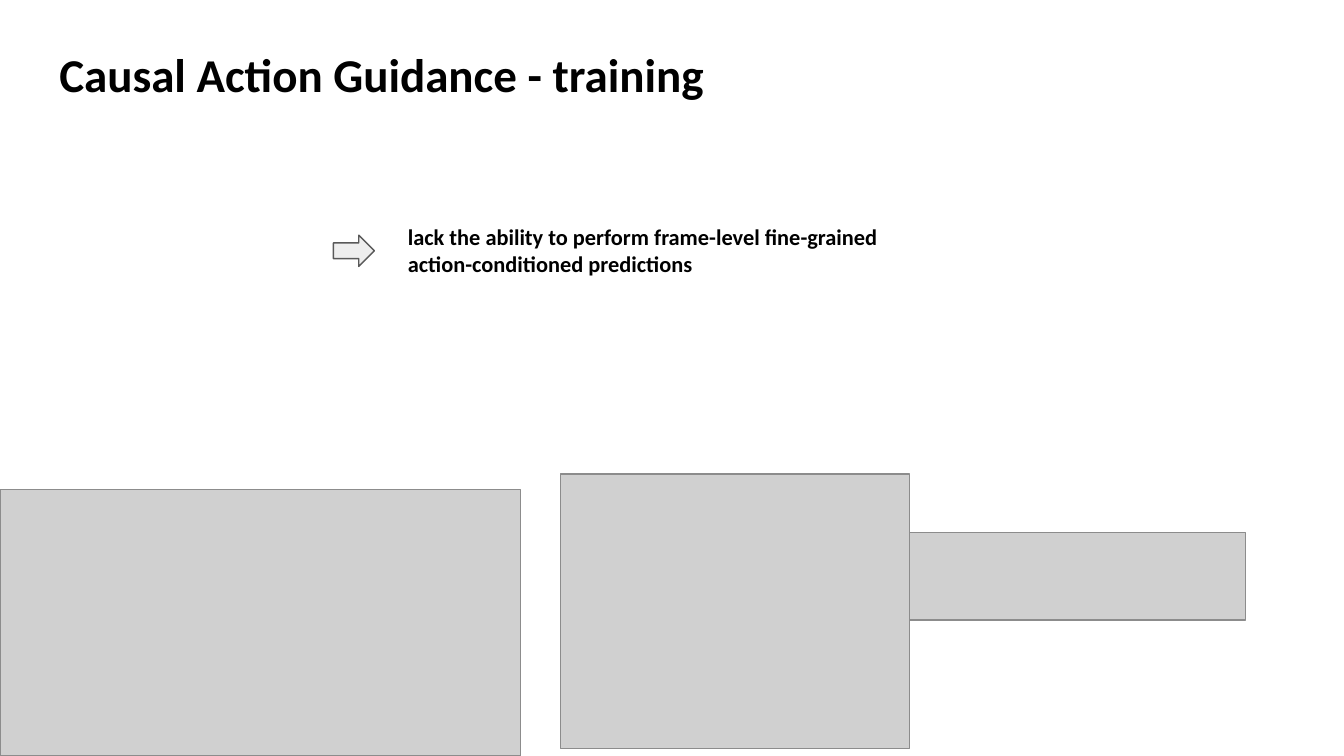
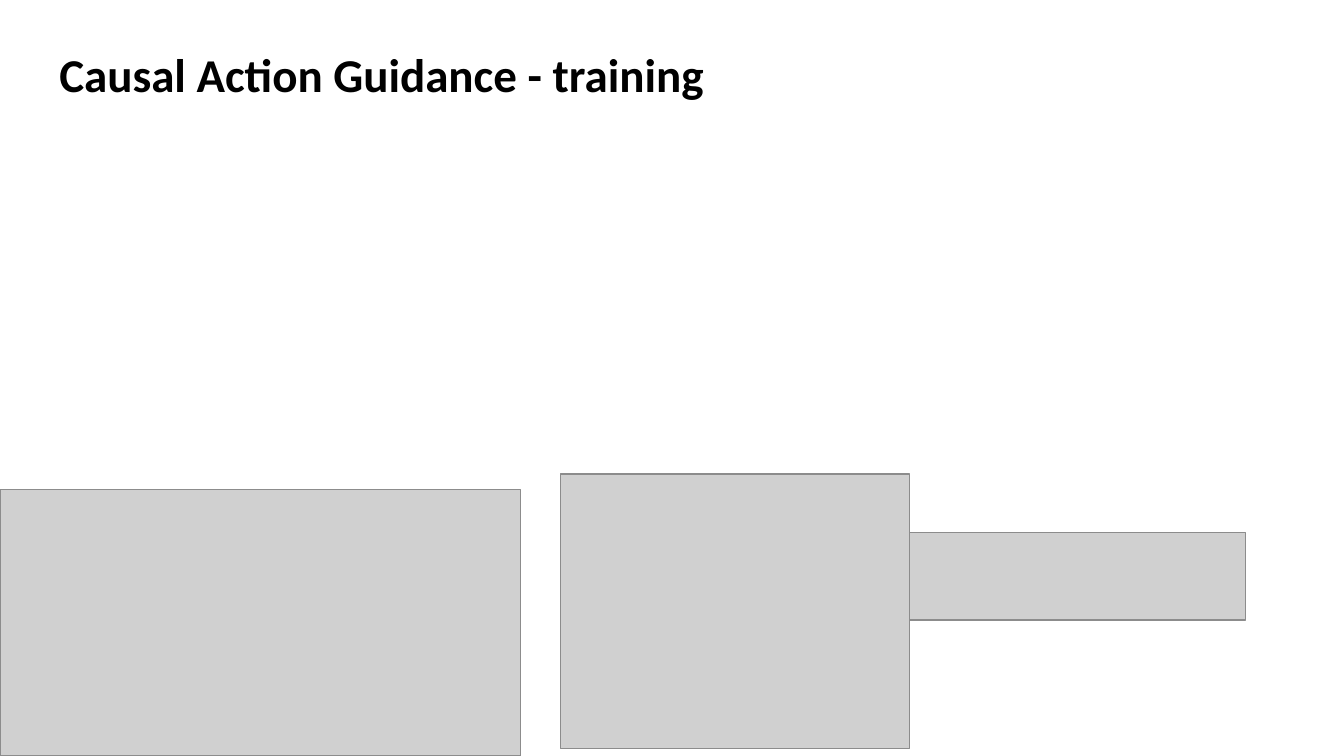
Before and after one commit to Lukelaitw/2025-VLL-undergraduate-research, a slide deck: slide 4 of summary/VLL_Summary.pptx. Drawn at 1344x756 pixels with LibreOffice and Linux fonts; fonts in the diff are those of the drawing; grey boxes stand for pictures. Boxes give left, top, right and bottom in pixels: in the first picture for what was removed or moved away, otherwise in the second. Text is boxed around its words. In the diff, an @@ line names an element or a change of style, - is before the commit and + after.

```diff
--- a/summary/VLL_Summary.pptx
+++ b/summary/VLL_Summary.pptx
@@ right arrow removed at [333,235,374,266] @@
@@ text removed at [408,229,877,276] @@
-lack the ability to perform frame-level fine-grained
-action-conditioned predictions
```
Also in this commit, not shown: 5 other slides changed, 2 other files.
